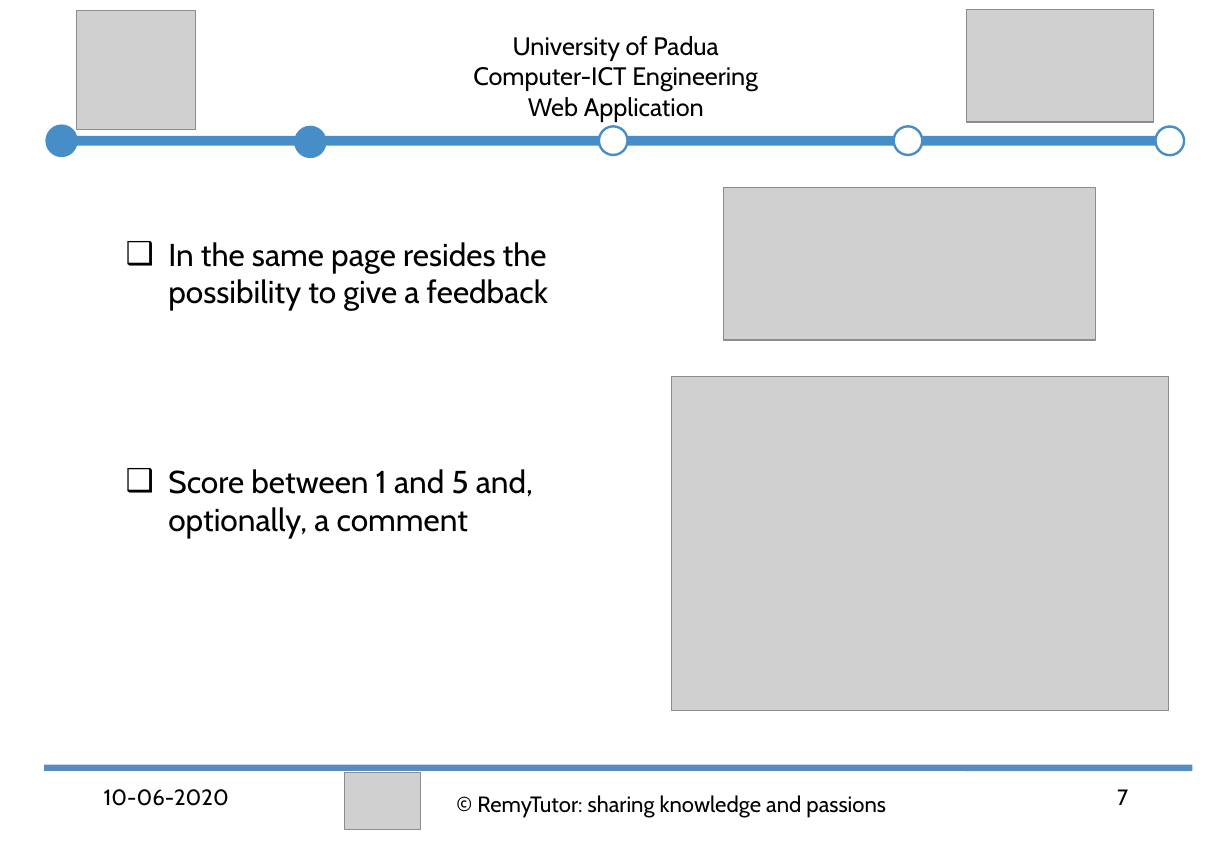
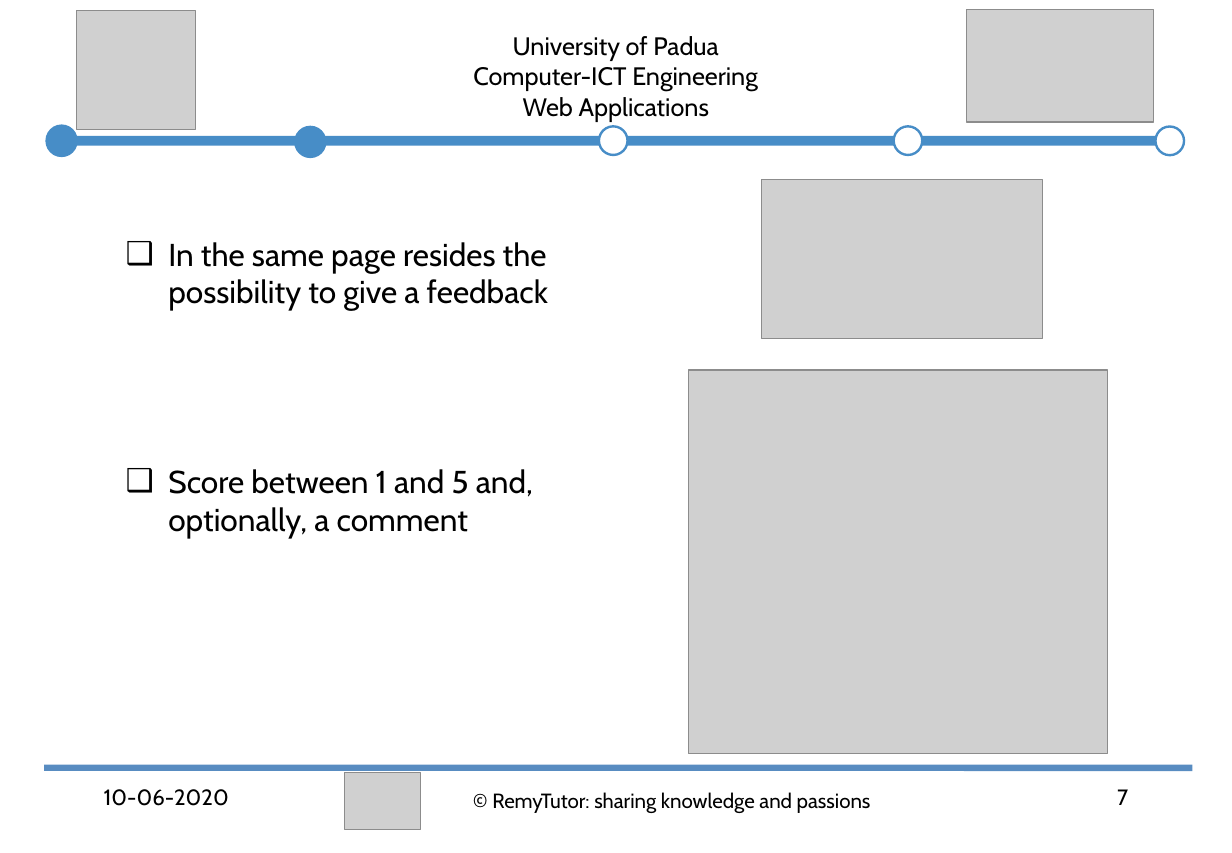
Before and after one commit to abahmadb/Web-Applications, a slide deck: slide 7 of HW2-RemyTutor-2019-2020.ppt. Drawn at 1232x853 pixels with LibreOffice and Linux fonts; fonts in the diff are those of the drawing; grey boxes stand for pictures. Boxes give left, top, right and bottom in pixels: in the first picture for what was removed or moved away, otherwise in the second. Text is boxed around its words. In the diff, an @@ line names an element or a change of style, - is before the commit and + after.

```diff
--- a/HW2-RemyTutor-2019-2020.ppt
+++ b/HW2-RemyTutor-2019-2020.ppt
@@ text at <box>523,97,709,122</box>: text changed @@
-Web Application
+Web Applications
@@ picture: place and size @@
-picture at <box>723,188,1094,340</box>
+picture at <box>761,180,1042,339</box>
@@ picture: place and size @@
-picture at <box>672,376,1168,710</box>
+picture at <box>688,369,1107,752</box>
@@ text "© RemyTutor: sharing knowledge and ..." at <box>492,792,871,813</box>: size 14 to 12.9 pt; line spacing 1 to 0.9 @@
```
Also in this commit, not shown: 23 other slides changed.
